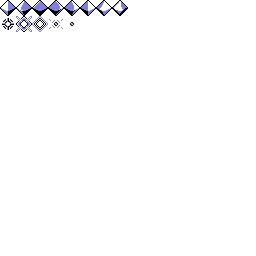
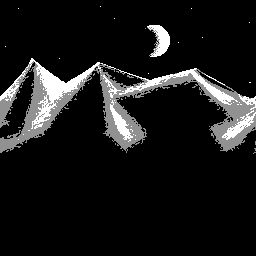
Layer changes from the first 256px x 256px image to the second:
hid group "Enemies" (8 layers) over [0, 0, 256, 256]
hid "Paint Layer 11 Merged" (1st of 4, in "Enemies"), painted on it over [0, 0, 256, 256]
showed group "Backround" (9 layers) over [0, 0, 256, 256]
painted on "Paint Layer 5" over [0, 0, 256, 256]
painted on "Paint Layer 3" (3rd of 3, in "Backround") over [0, 0, 256, 256]
